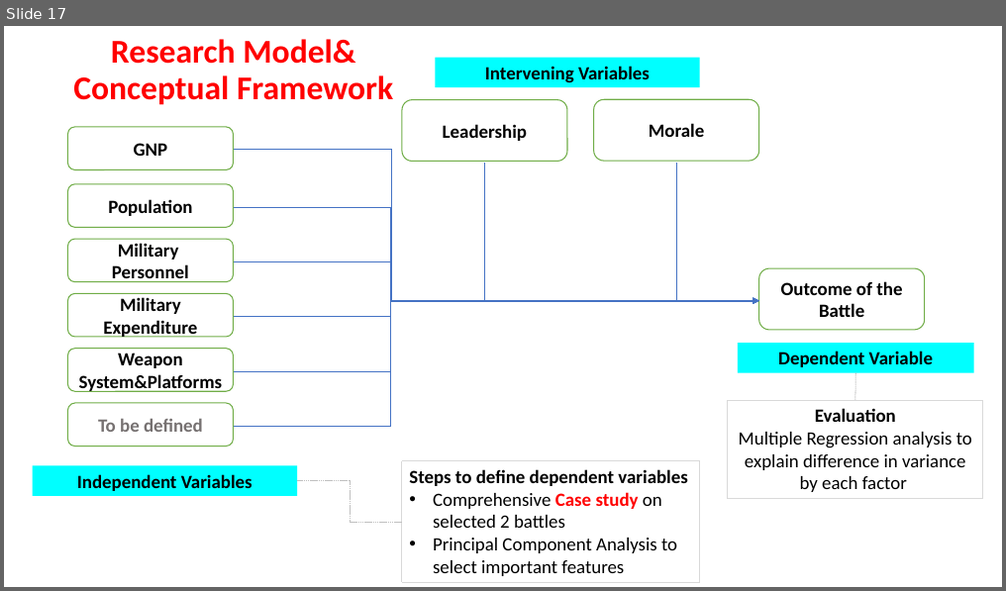
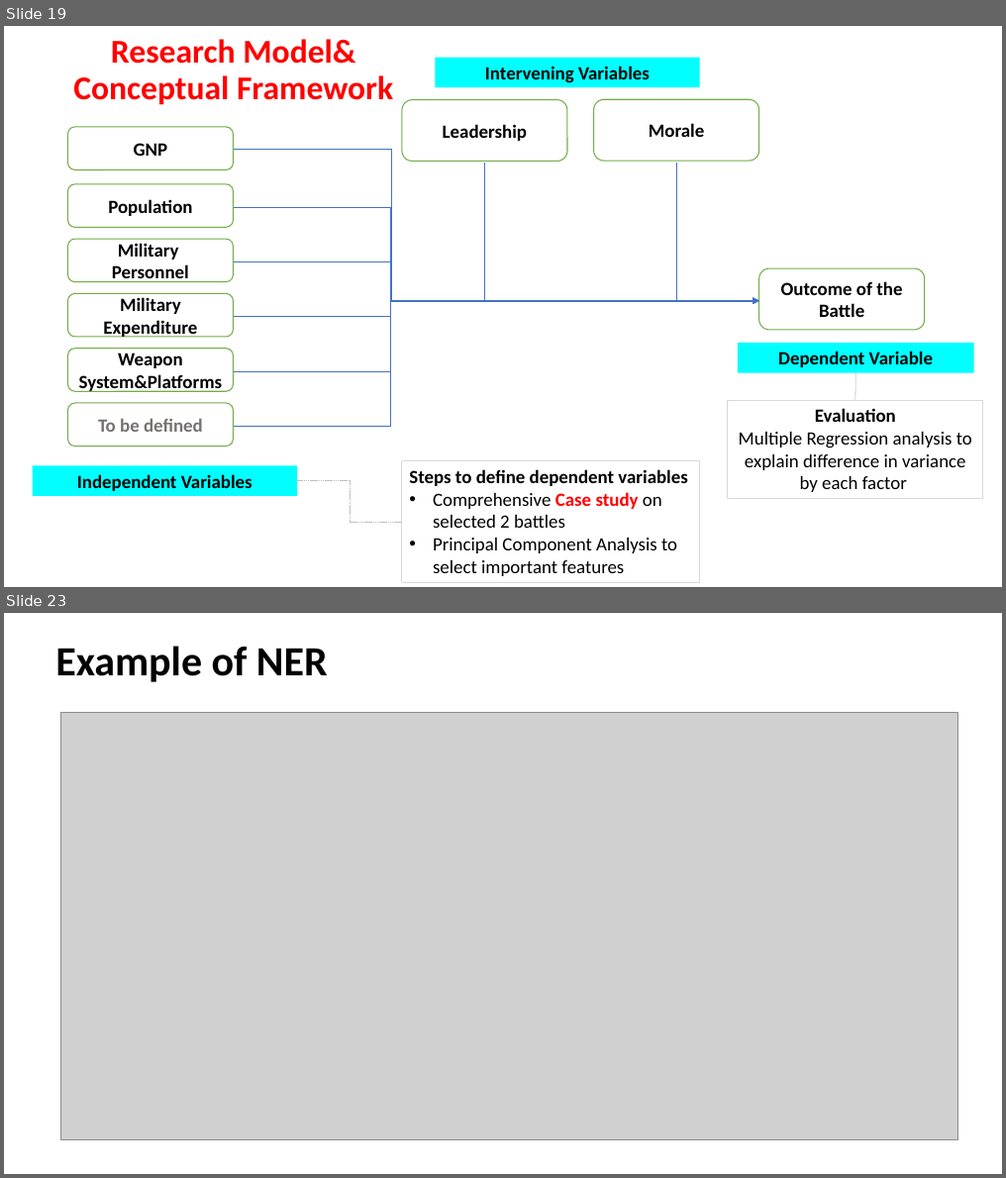
Before and after one commit to GurkanGitHub/PhD, a slide deck: PhD Discussion.pptx. Shown one above the other, each under a label of ours: slide 17 before the commit, slides 19 and 23 after it; the slides between them are not shown. The pictures are 1006x591 and 1006x1178 pixels, drawn with LibreOffice and Linux fonts; fonts in the diff are those of the drawing; grey boxes stand for pictures. Boxes give left, top, right and bottom in pixels: in the first picture for what was removed or moved away, otherwise in the second. Text is boxed around its words. In the diff, an @@ line names an element or a change of style, - is before the commit and + after.

```diff
--- a/PhD Discussion.pptx
+++ b/PhD Discussion.pptx
@@ slide 23 added at (x1=4, y1=613, x2=1002, y2=1174), background #FFFFFF @@
@@ title added at (x1=55, y1=646, x2=328, y2=682), 40 pt, text #000000, bold @@
+Example of NER
@@ picture added at (x1=60, y1=712, x2=957, y2=1140) @@
@@ what was slide 17 is now slide 19 @@
```
Also in this commit, not shown: 4 other slides added, 6 other files.
